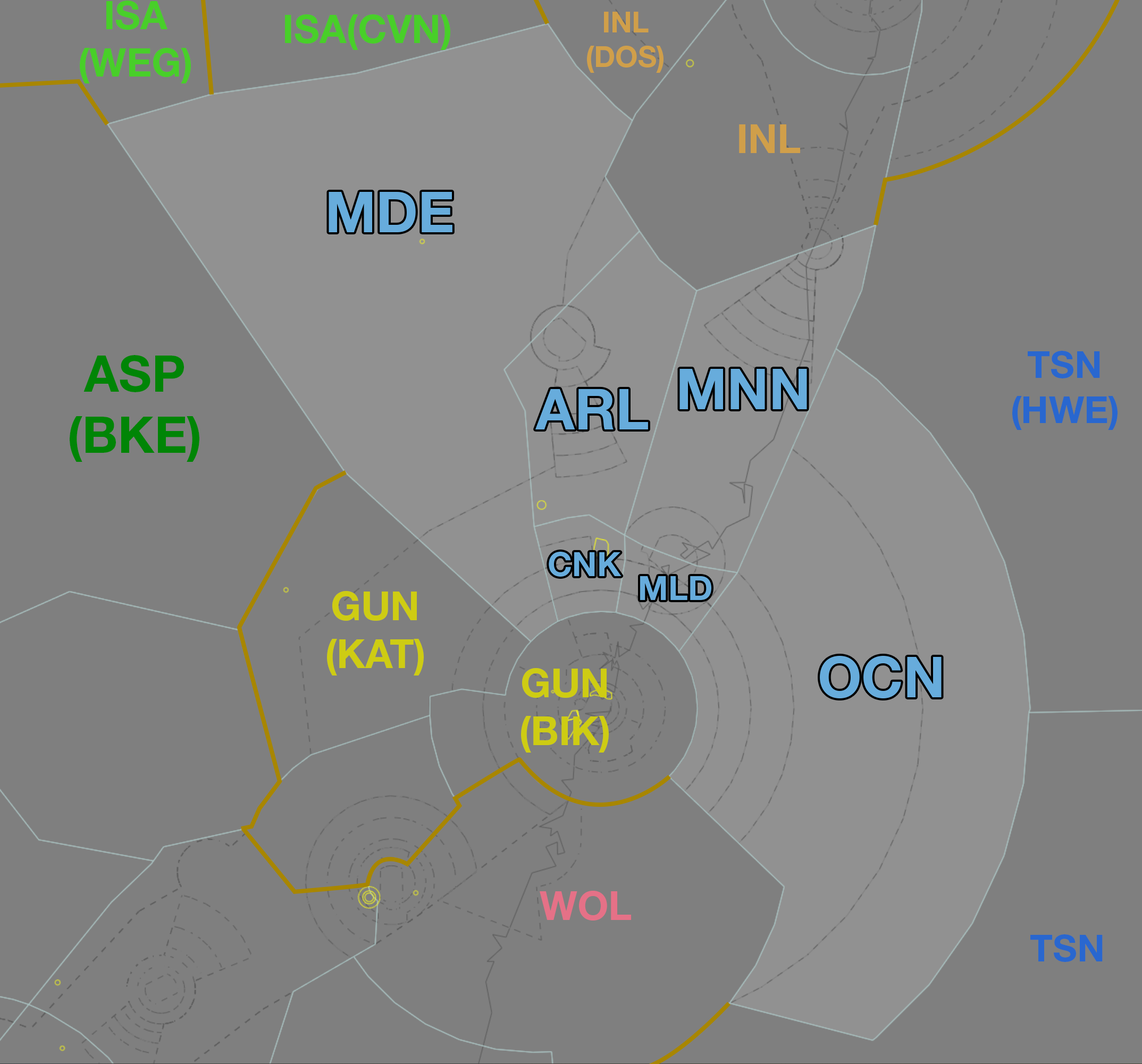
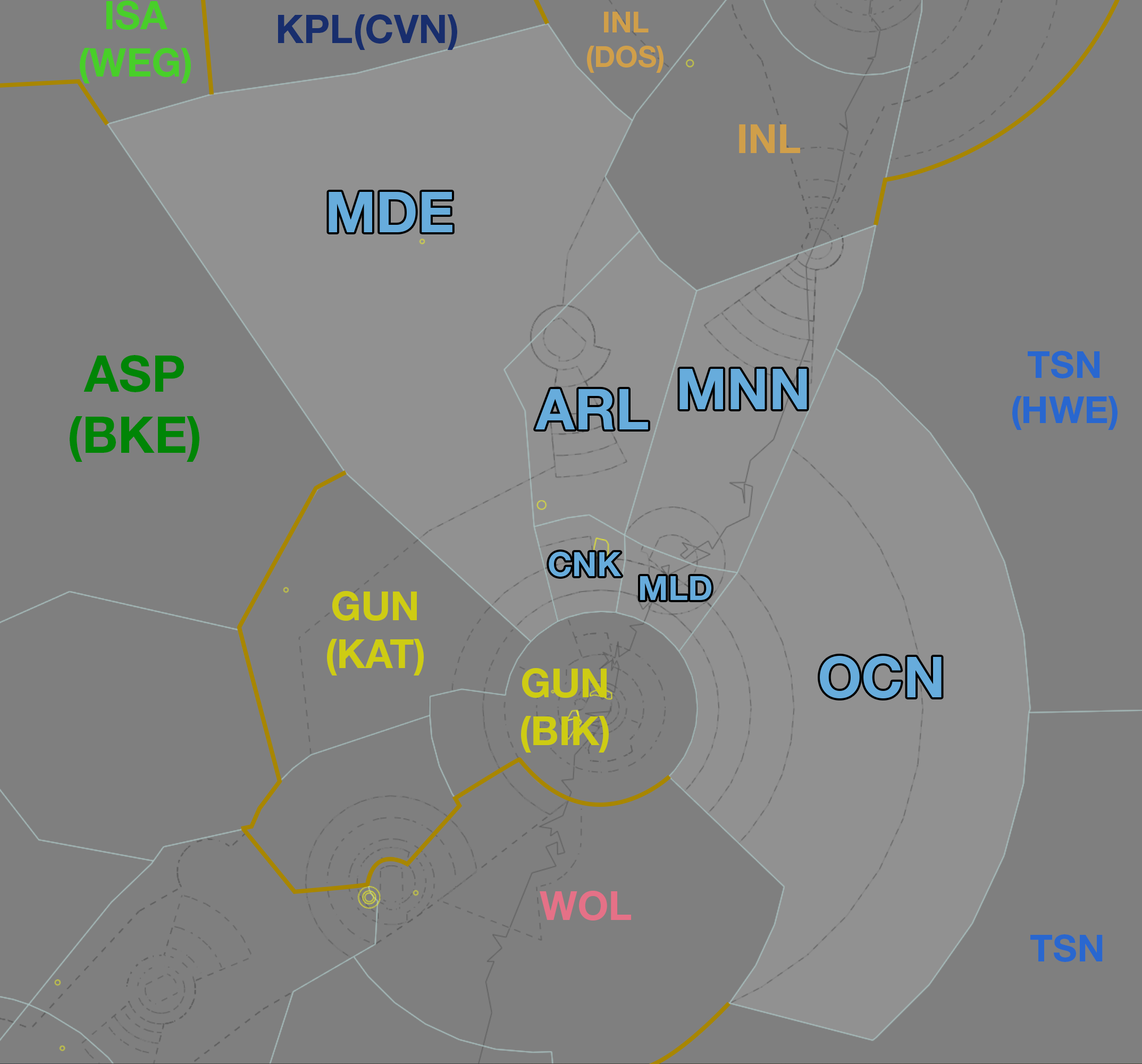
Layer changes from the first 1142×1064 image to the second:
renamed "ISA(CVN)" to "KPL(CVN)", painted on it over [278, 14, 458, 50]
